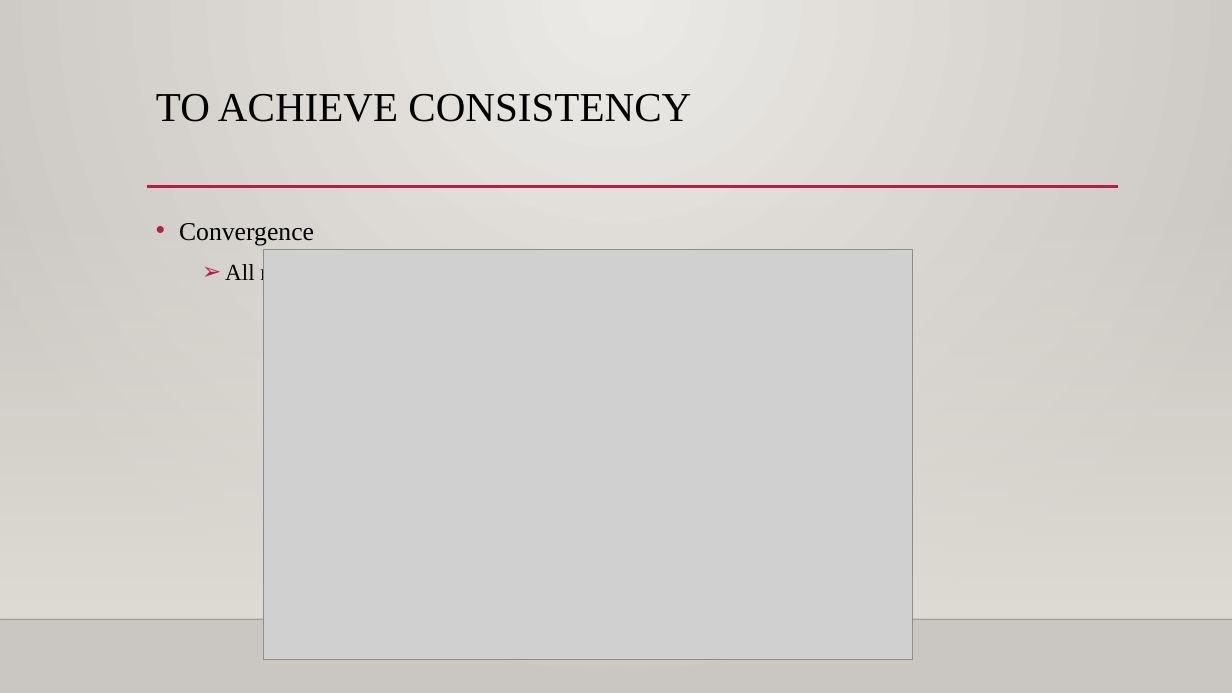
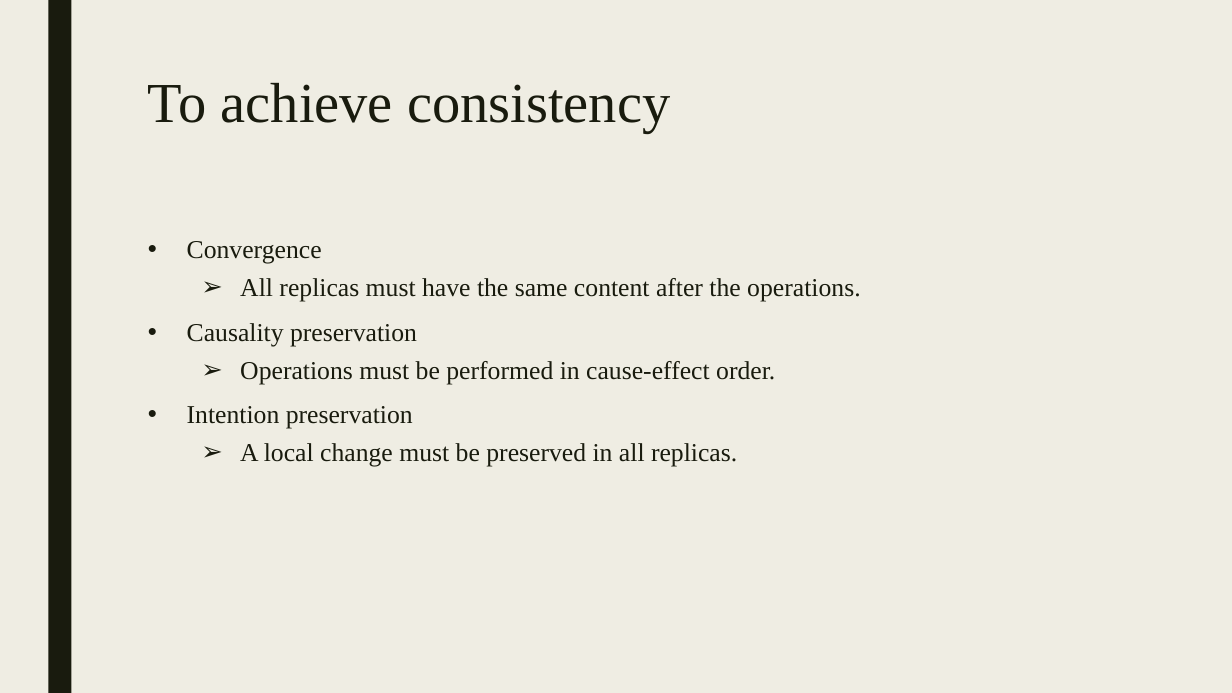
Before and after one commit to azhagumathi/pres, a slide deck: slide 3 of crdt.pptx (slide 18 before the commit). Drawn at 1232x693 pixels with LibreOffice and Linux fonts; fonts in the diff are those of the drawing; grey boxes stand for pictures; background and template pictures are left out. Boxes give left, top, right and bottom in pixels: in the first picture for what was removed or moved away, otherwise in the second. Text is boxed around its words. In the diff, an @@ line names an element or a change of style, - is before the commit and + after.

```diff
--- a/crdt.pptx
+++ b/crdt.pptx
@@ background gradient #ECEAE7 to #CAC7C1 to #EFEDE3 @@
@@ rectangle added at (48, 0, 71, 693), fill #191B0E @@
@@ title at (148, 83, 670, 133): text changed; size 32 to 44 pt; text colour #000000 to #191B0E @@
-TO ACHIEVE CONSISTENCY
+To achieve consistency
@@ rectangle removed at (0, 204, 1232, 619) @@
@@ line removed from (147, 187) to (1118, 187) @@
@@ text "Convergence": place and size @@
-text "Convergence" at (179, 223, 332, 286)
+text "Convergence" at (187, 241, 860, 466)
@@ text at (187, 241, 860, 302): text colour #000000 to #191B0E in "Convergence", "All replicas must have the same content ..."; size 18 to 20 pt in "All replicas must have the same content ..."; indent changed; line spacing 1.2 to 0.94; more space between paragraphs @@
@@ picture removed at (264, 250, 913, 660) @@
@@ text at (187, 323, 775, 466): paragraphs added @@
+• Causality preservation
+  ➢ Operations must be performed in cause-effect order.
+• Intention preservation
+  ➢ A local change must be preserved in all replicas.
@@ line removed from (0, 619) to (1232, 619) @@
```
Also in this commit, not shown: 9 other slides changed, 2 slides added, 22 slides removed, 1 other file.
